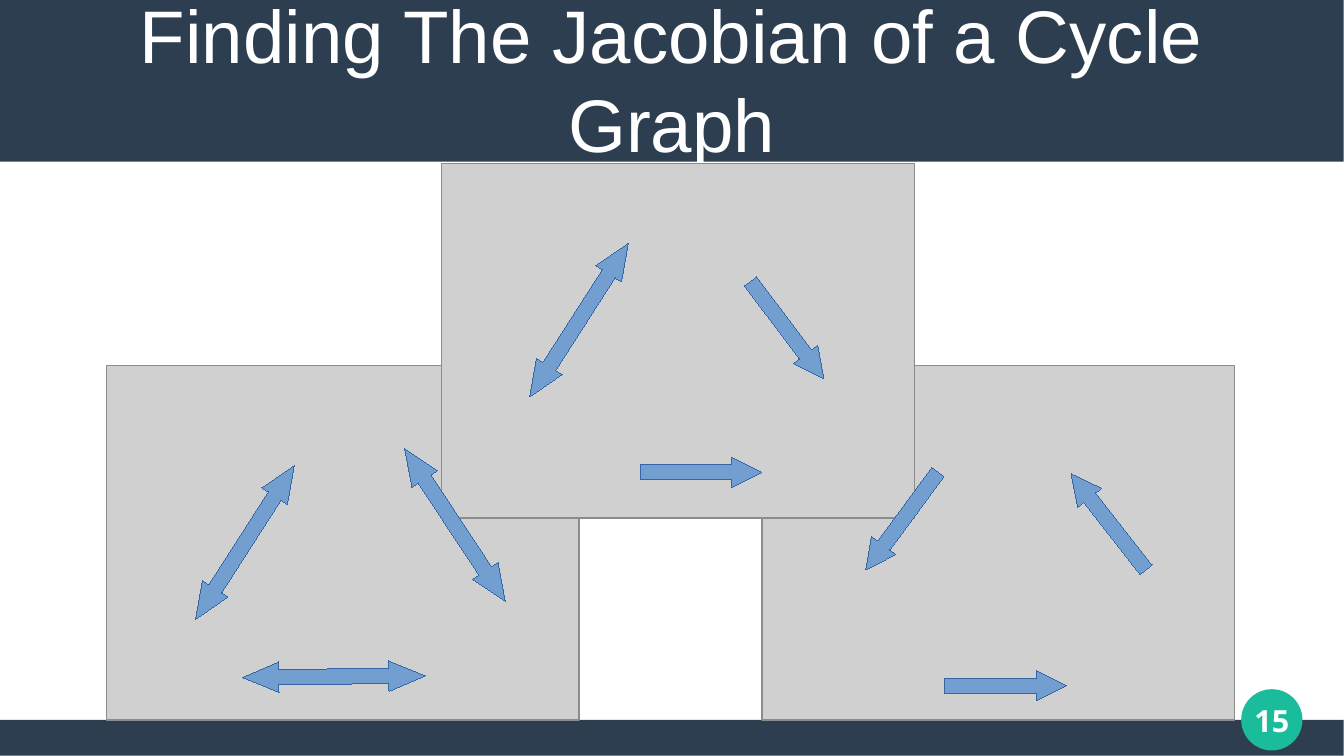
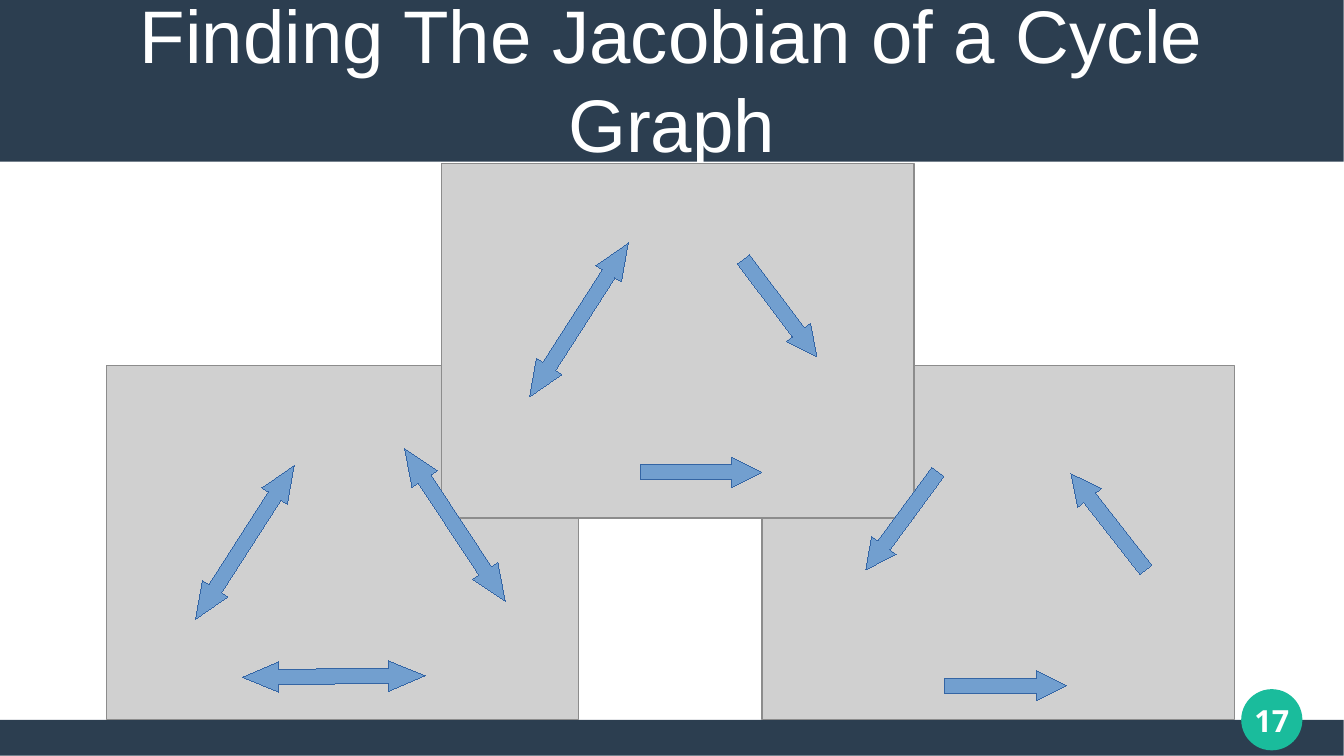
Before and after one commit to matthew-pisano/ChipFiring, a slide deck: slide 17 of Docs/generalPresentation.pptx (slide 15 before the commit). Drawn at 1344x756 pixels with LibreOffice and Linux fonts; fonts in the diff are those of the drawing; grey boxes stand for pictures. Boxes give left, top, right and bottom in pixels: in the first picture for what was removed or moved away, otherwise in the second. Text is boxed around its words. In the diff, an @@ line names an element or a change of style, - is before the commit and + after.

```diff
--- a/Docs/generalPresentation.pptx
+++ b/Docs/generalPresentation.pptx
@@ freeform shape: place and size @@
-freeform shape at [739,272,837,388]
+freeform shape at [732,250,829,366]
@@ page number at [1254,710,1289,732]: text changed @@
-15
+17
```
Also in this commit, not shown: 11 other slides changed, 2 slides added, 7 other files.
